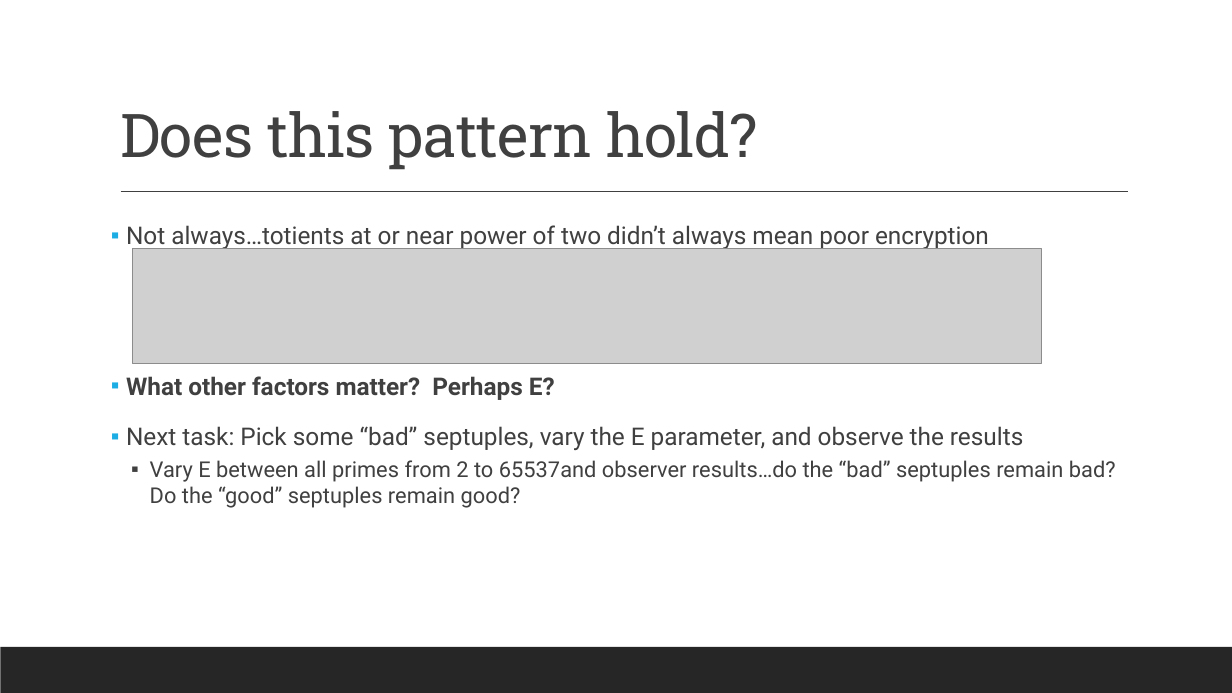
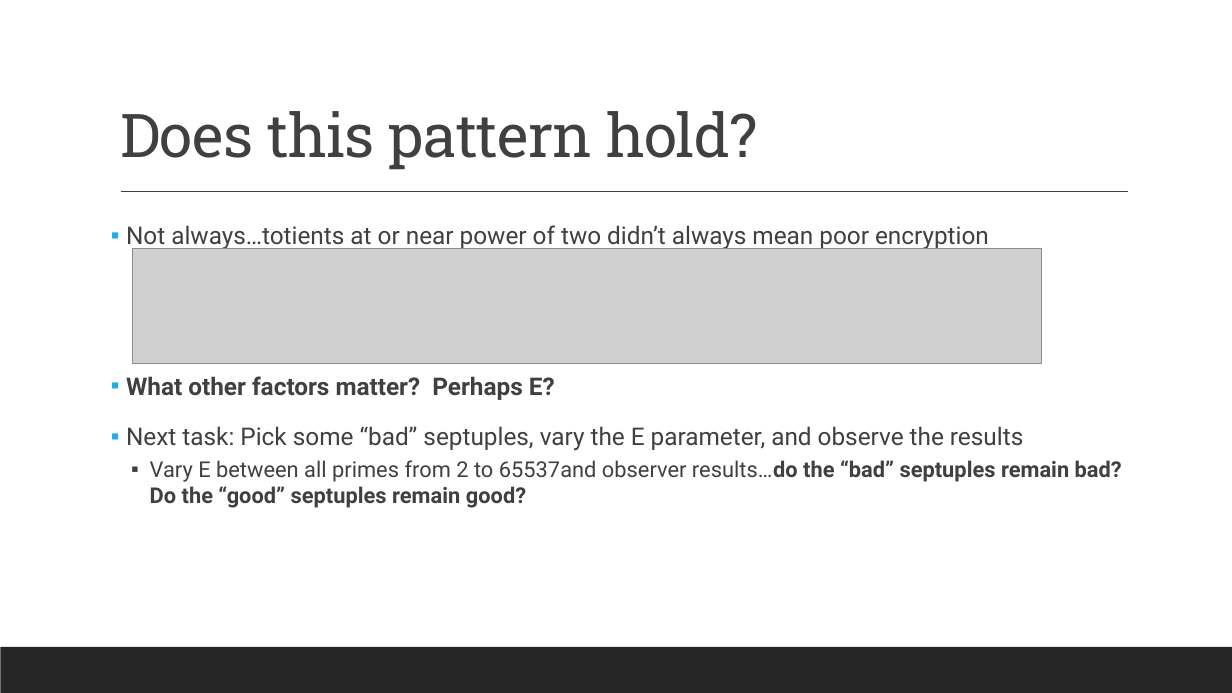
Before and after one commit to aronjschwartz/RSA_Encryption, a slide deck: slide 14 of RSA_Presentations/RSA_Research_Presentation_AronSchwartz.pptx. Drawn at 1232x693 pixels with LibreOffice and Linux fonts; fonts in the diff are those of the drawing; grey boxes stand for pictures. Boxes give left, top, right and bottom in pixels: in the first picture for what was removed or moved away, otherwise in the second. Text is boxed around its words. In the diff, an @@ line names an element or a change of style, - is before the commit and + after.

```diff
--- a/RSA_Presentations/RSA_Research_Presentation_AronSchwartz.pptx
+++ b/RSA_Presentations/RSA_Research_Presentation_AronSchwartz.pptx
@@ text at (150,460,1122,508): bold on in "results…do the “bad” septuples remain bad? Do ..." @@
```
Also in this commit, not shown: 11 other slides changed, 1 slide removed.
